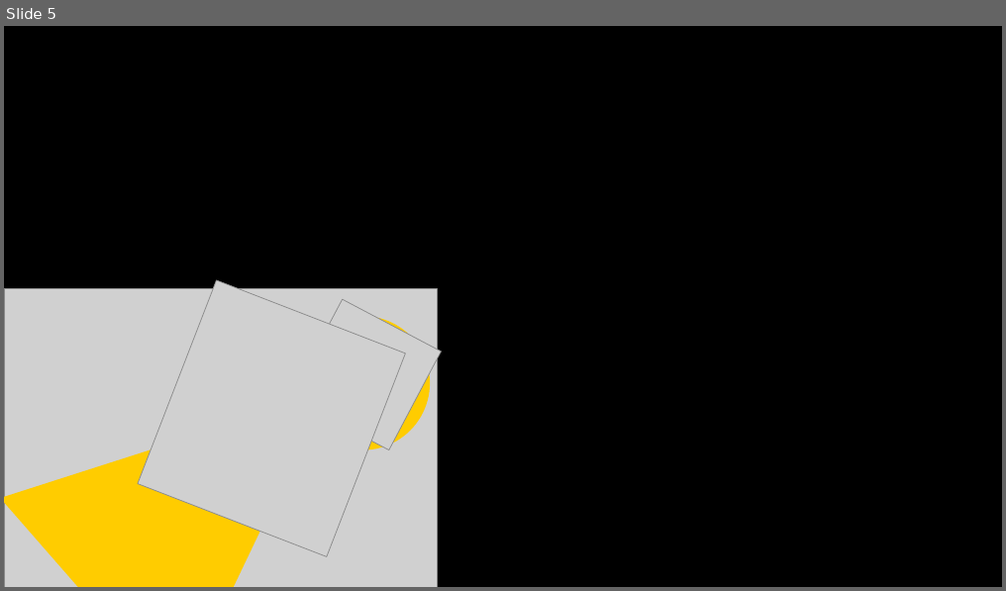
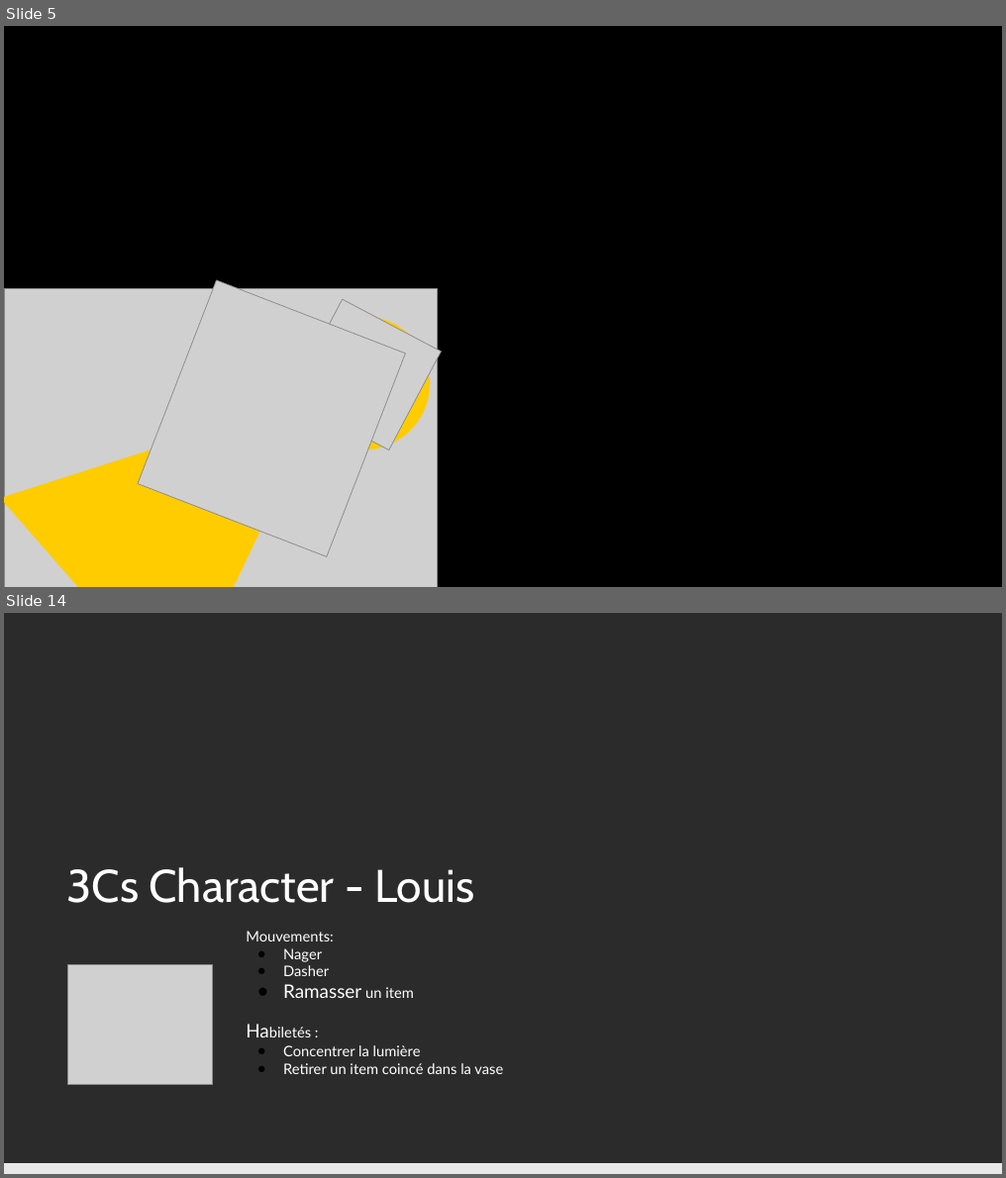
Before and after one commit to KevinBachelierBart/TPGeneraux, a slide deck: PrésentationSintaZaranie.pptx. Shown one above the other, each under a label of ours: slide 5 before the commit, slides 5 and 14 after it; the slides between them are not shown. The pictures are 1006x591 and 1006x1178 pixels, drawn with LibreOffice and Linux fonts; fonts in the diff are those of the drawing; grey boxes stand for pictures; background and template pictures are left out; a plain dark background stands for a picture behind light text. Boxes give left, top, right and bottom in pixels: in the first picture for what was removed or moved away, otherwise in the second. Text is boxed around its words. In the diff, an @@ line names an element or a change of style, - is before the commit and + after.

```diff
--- a/PrésentationSintaZaranie.pptx
+++ b/PrésentationSintaZaranie.pptx
@@ slide 14 added at <box>4,613,1002,1174</box>, background picture (left out) @@
@@ title added at <box>66,867,474,903</box>, 44 pt, text #FFFFFF @@
+3Cs Character - Louis
@@ text added at <box>246,931,503,1074</box>, 14 pt, text #FFFFFF @@
+Mouvements:
+● Nager
+● Dasher
+● Ramasser un item
+Habiletés :
+● Concentrer la lumière
+● Retirer un item coincé dans la vase
@@ picture added at <box>67,964,213,1084</box> @@
@@ rectangle added at <box>4,1164,1002,1174</box>, fill #E8E8E8 @@
```
Also in this commit, not shown: 2 slides changed, 12 other slides added, 1 other file.
